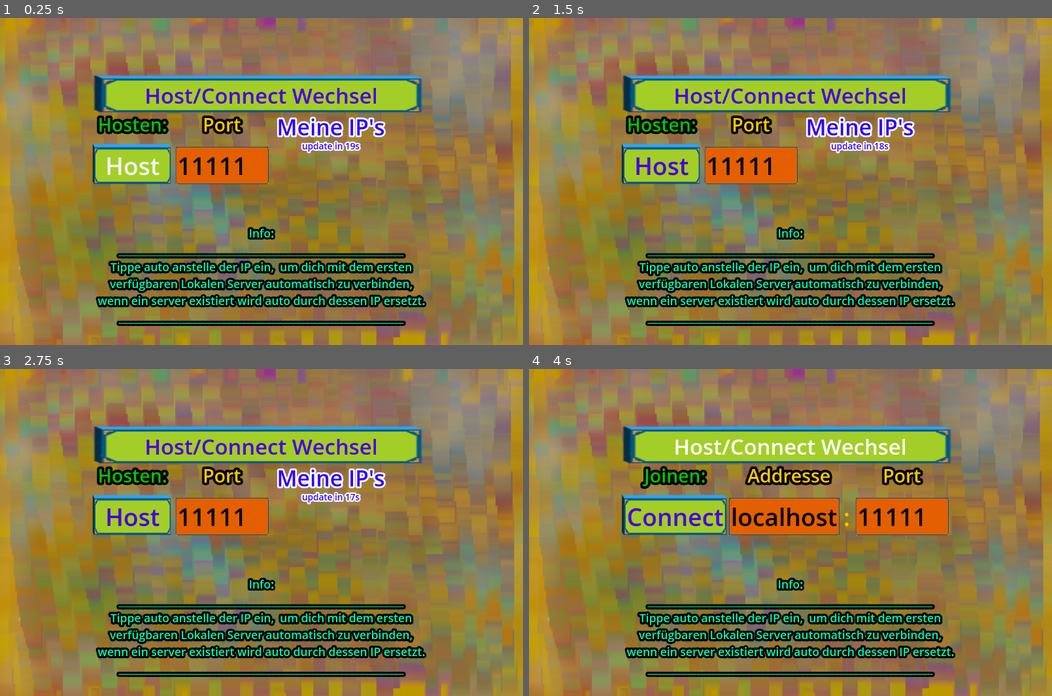
Above: before the commit, frames 1-4 (two rows, left to right).
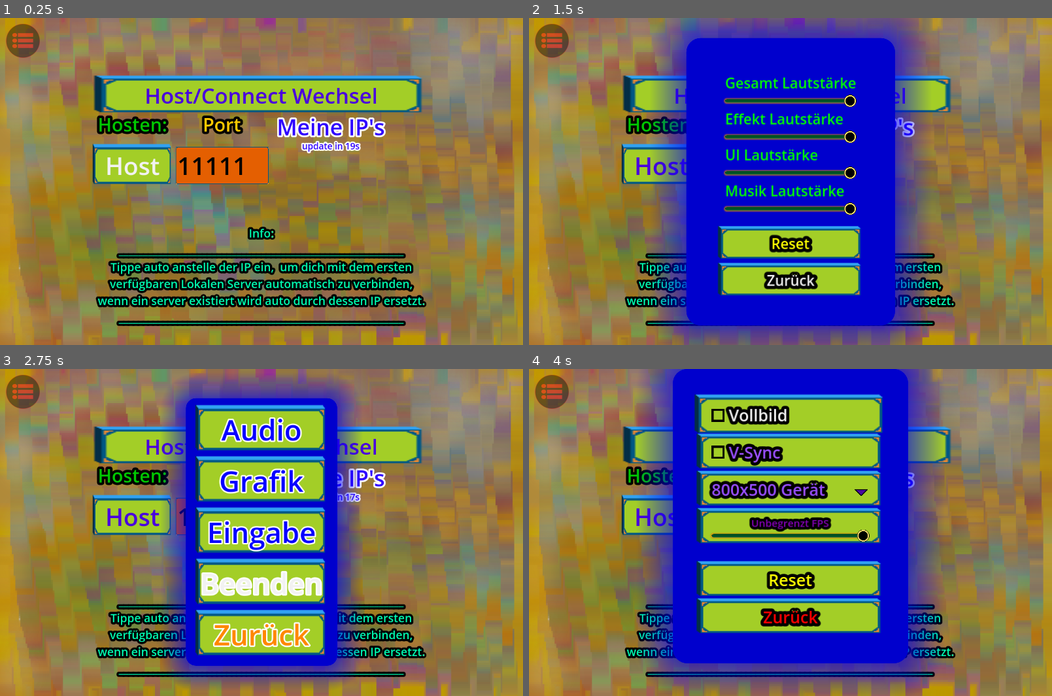
Above: after the commit, the same moments.

Repository: NIK-98/Paint_The_Ground
Game: Godot game, scene res://sceens/main.tscn
The game is run twice, just before and just after one commit, with the same random seed, the same clock (stepped at 60 frames per second) and the same inputs.
Inputs (mouse positions are in pixels of both pictures, inside the frame that each line leads up to):
- Up to frame 1 (0.25 s): no input
- Up to frame 2 (1.5 s): click (549, 40) at 0.52 s; click (790, 80) at 1.25 s, where only the run after the commit has a clickable "Audio"
- Up to frame 3 (2.75 s): click (261, 630) at 2 s, where only the run after the commit has a clickable "Zurück"
- Up to frame 4 (4 s): click (790, 480) at 2.75 s, where only the run after the commit has a clickable "Grafik"; click (790, 434) at 3.5 s, where only the run after the commit has a clickable "Vollbild"

The runs differ from the first frame. In frame 1, 0.5% of the frame differs, in the area x 1-8%, y 1-13%; in frame 2, 51%; in frame 3, 34%; in frame 4, 54%, in the area x 1-81%, y 0-100%.

Commit message:
Version 49: Menü button auf allen platformen

Diff:
--- a/assets/controll/exit.svg
+++ b/assets/controll/exit.svg
@@ -26,7 +26,7 @@
      inkscape:pagecheckerboard="0"
      inkscape:deskcolor="#d1d1d1"
      inkscape:document-units="px"
-     inkscape:export-bgcolor="#000000ff"
+     inkscape:export-bgcolor="#ffffff00"
      inkscape:zoom="4.8875"
      inkscape:cx="51.355499"
      inkscape:cy="78.465473"
@@ -43,6 +43,13 @@
      inkscape:groupmode="layer"
      id="layer1"
      style="display:inline;opacity:1">
+    <ellipse
+       style="fill:#000000;stroke:#d40000;stroke-width:1.693;stroke-opacity:0.690196"
+       id="path7"
+       cx="60.358055"
+       cy="59.744244"
+       rx="58.721226"
+       ry="58.925831" />
     <path
        sodipodi:type="star"
        style="fill:#55d400"
@@ -58,21 +65,47 @@
        inkscape:rounded="0"
        inkscape:randomized="0"
        d="m -52.583121,5.9335037 -0.3904,2.2376185 2.231832,0.4222281 -2.237619,-0.3903993 -0.422228,2.231831 0.390399,-2.237618 -2.231831,-0.4222282 2.237618,0.3903993 z" />
-    <path
-       sodipodi:type="star"
-       style="fill:#ff0000"
-       id="path6"
-       inkscape:flatsided="false"
-       sodipodi:sides="4"
-       sodipodi:cx="19.028133"
-       sodipodi:cy="13.503836"
-       sodipodi:r1="82.510056"
-       sodipodi:r2="4.1255031"
-       sodipodi:arg1="0.98485699"
-       sodipodi:arg2="1.7702552"
-       inkscape:rounded="0.05"
-       inkscape:randomized="0"
-       d="M 64.654732,82.250638 C 61.336693,84.452788 22.114073,18.336598 18.21071,17.547546 14.307348,16.758494 -47.516519,62.448472 -49.718669,59.130434 -51.920819,55.812396 14.195371,16.589775 14.984423,12.686413 15.773475,8.7830501 -29.916503,-53.040816 -26.598465,-55.242966 -23.280427,-57.445117 15.942194,8.6710733 19.845556,9.4601251 23.748919,10.249177 85.572785,-35.440801 87.774935,-32.122763 89.977086,-28.804724 23.860896,10.417896 23.071844,14.321259 22.282792,18.224621 67.97277,80.048488 64.654732,82.250638 Z"
-       transform="matrix(0.20718441,0.98447532,-0.97978876,0.20605129,69.135121,38.638241)" />
+    <rect
+       style="fill:#ff0000;stroke:#d40000;stroke-width:0.7918;stroke-opacity:0.690196"
+       id="rect1"
+       width="52.509224"
+       height="12.339491"
+       x="42.881187"
+       y="33.398441" />
+    <ellipse
+       style="fill:#ff0000;stroke:#d40000;stroke-width:0.917921;stroke-opacity:0.690196"
+       id="path5"
+       cx="31.499828"
+       cy="39.518486"
+       rx="8.3566713"
+       ry="6.7593536" />
+    <rect
+       style="fill:#ff0000;stroke:#d40000;stroke-width:0.7918;stroke-opacity:0.690196"
+       id="rect6"
+       width="52.509224"
+       height="12.339491"
+       x="42.881187"
+       y="52.801983" />
+    <ellipse
+       style="fill:#ff0000;stroke:#d40000;stroke-width:0.917921;stroke-opacity:0.690196"
+       id="ellipse6"
+       cx="31.499828"
+       cy="58.922028"
+       rx="8.3566713"
+       ry="6.7593536" />
+    <rect
+       style="fill:#ff0000;stroke:#d40000;stroke-width:0.7918;stroke-opacity:0.690196"
+       id="rect7"
+       width="52.509224"
+       height="12.339491"
+       x="42.881187"
+       y="72.00853" />
+    <ellipse
+       style="fill:#ff0000;stroke:#d40000;stroke-width:0.917921;stroke-opacity:0.690196"
+       id="ellipse7"
+       cx="31.499828"
+       cy="78.128578"
+       rx="8.3566713"
+       ry="6.7593536" />
   </g>
 </svg>
--- a/project.godot
+++ b/project.godot
@@ -62,6 +62,10 @@
 "deadzone": 0.5,
 "events": [Object(InputEventKey,"resource_local_to_scene":false,"resource_name":"","device":0,"window_id":0,"alt_presse …(190 unchanged characters)…
 ]
+}
+ui_cancel={
+"deadzone": 0.5,
+"events": []
 }
 ui_left={
 "deadzone": 0.5,
--- a/sceens/main.tscn
+++ b/sceens/main.tscn
@@ -78,13 +78,20 @@
 scale = Vector2(0.7, 0.7)
 transform = Transform2D(0.7, 0, 0, 0.7, 0, 0)
 
-[node name="Leave" type="TouchScreenButton" parent="CanvasLayer"]
+[node name="Leave" type="TextureButton" parent="CanvasLayer"]
 modulate = Color(1, 1, 1, 0.415686)
-position = Vector2(38.5714, 31.4286)
-scale = Vector2(0.797619, 0.785714)
+anchors_preset = -1
+anchor_left = 0.056
+anchor_top = 0.086
+anchor_right = 0.056
+anchor_bottom = 0.086
+offset_left = -51.68
+offset_top = -48.8018
+offset_right = 68.3203
+offset_bottom = 71.1979
+grow_horizontal = 2
+grow_vertical = 2
 texture_normal = ExtResource("7_dpqrl")
-passby_press = true
-visibility_mode = 1
 
 [node name="Back" type="TouchScreenButton" parent="CanvasLayer"]
 modulate = Color(1, 1, 1, 0.407843)
--- a/scripts/main.gd
+++ b/scripts/main.gd
@@ -211,7 +211,7 @@
 		Global.ui_hover_sound = true
 
 
-func _input(_event):
+func _physics_process(_delta):
 	if (Input.is_action_just_pressed("exit") or Input.is_action_just_pressed("exit_con")) and not $Audio_menu/CanvasLayer.visible and not $Grafik/CanvasLayer.visible and not $Control/CanvasLayer.visible:
 		await get_tree().create_timer(0.1).timeout
 		Global.esc_is_pressing_in_game = true
Binary file changed: assets/controll/exit.png
Not shown, changed: export_presets.cfg
